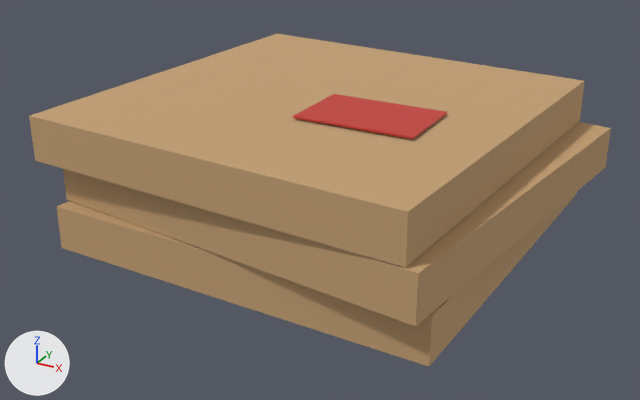
The glTF model internal/web/static/office/sets/modern/Deco_PizzaBoxes.gltf, before and after one commit.
One viewpoint serves both versions: a 50 mm lens placed at (0.389, -0.764, 0.399), pointed at (-0.014, -0.031, 0.033). Arrows for +X, +Y and +Z are at lower left; the lights stay in place. The older version comes first.

In view in the first picture: 'Deco_PizzaBoxes'.
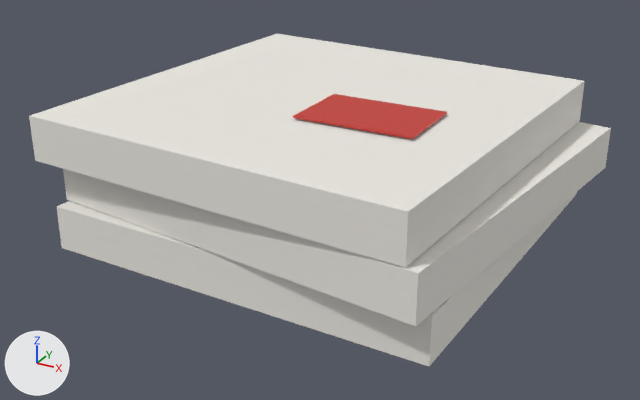
What differs and where, as boxes (x1, y1, x2, y2) in the pictures (640 x 400 px):
'Deco_PizzaBoxes', recoloured (brown to white)
    both: (29, 34, 611, 366)

The change, as a list of edits to the scene's bpy script:
```text
Change mat_rs_cardboard:
    mat_rs_cardboard.base_color: (0.552, 0.352, 0.175) -> (0.839, 0.815, 0.761)  # brown #c4a074 -> white #ece9e2
```
